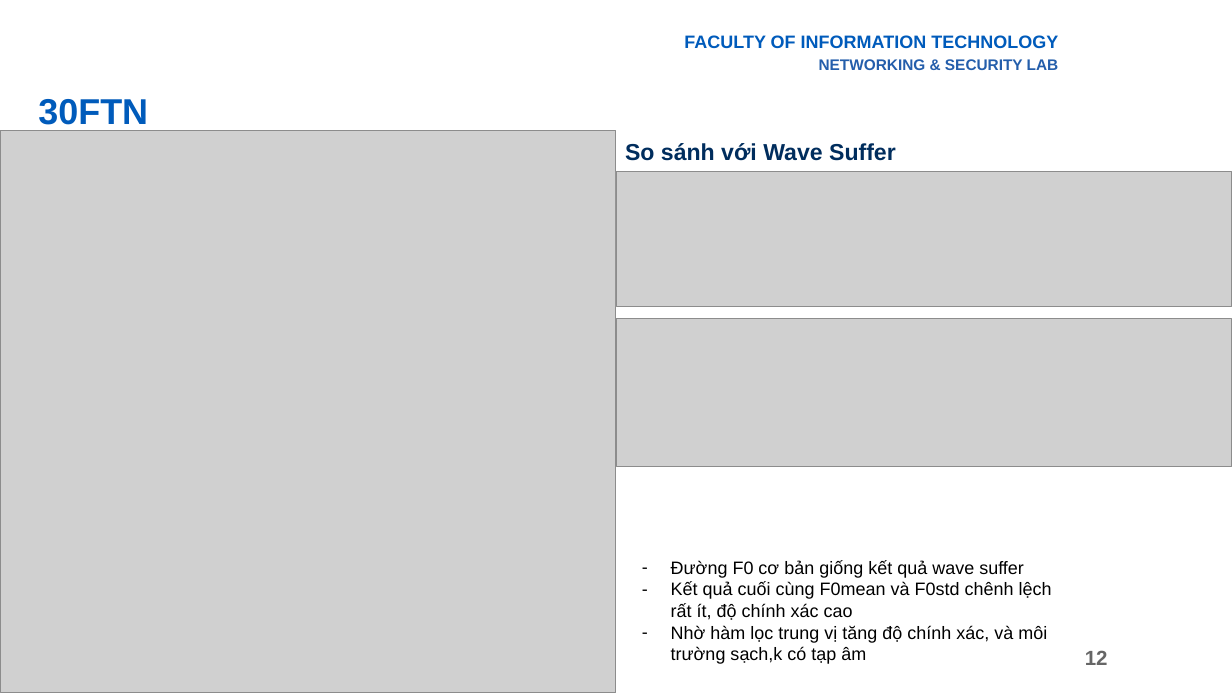
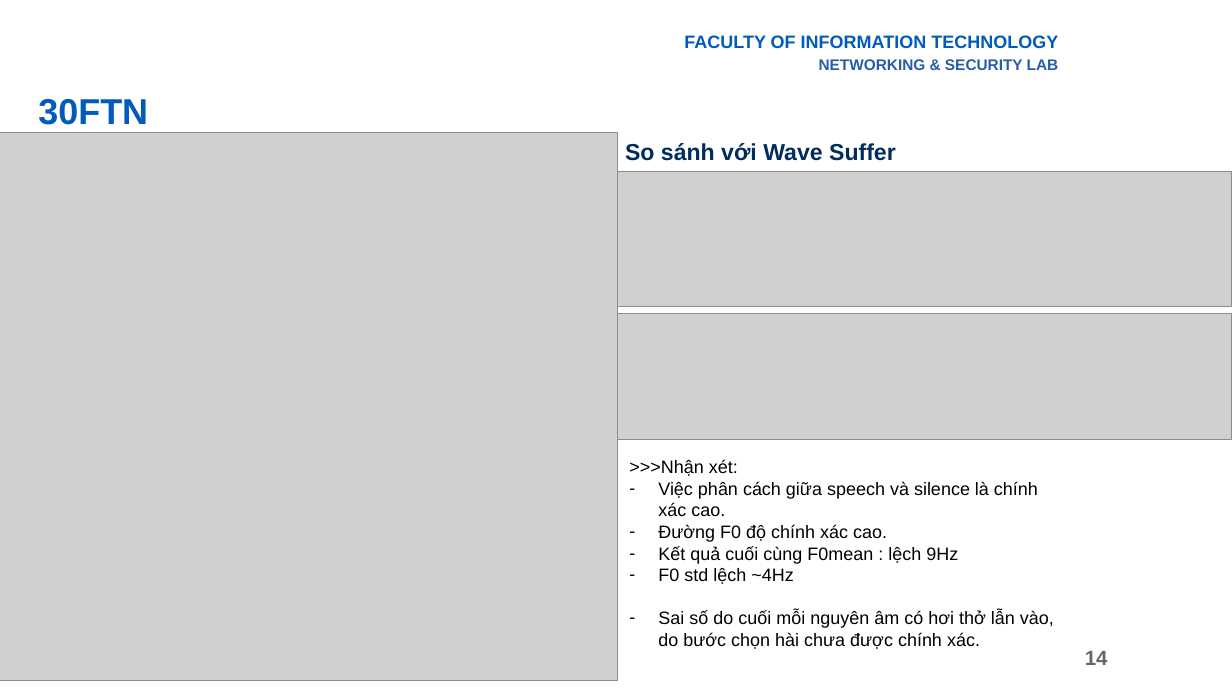
Before and after one commit to giabao2807/digital-signal-processing, a slide deck: slide 14 of endcourse/Final.pptx (slide 12 before the commit). Drawn at 1232x693 pixels with LibreOffice and Linux fonts; fonts in the diff are those of the drawing; grey boxes stand for pictures; background and template pictures are left out. Boxes give left, top, right and bottom in pixels: in the first picture for what was removed or moved away, otherwise in the second. Text is boxed around its words. In the diff, an @@ line names an element or a change of style, - is before the commit and + after.

```diff
--- a/endcourse/Final.pptx
+++ b/endcourse/Final.pptx
@@ picture resized from (x1=0, y1=130, x2=616, y2=693) to (x1=0, y1=133, x2=618, y2=681) @@
@@ picture resized from (x1=616, y1=319, x2=1232, y2=467) to (x1=618, y1=314, x2=1232, y2=440) @@
@@ text added at (x1=629, y1=460, x2=1054, y2=649), 14 pt, text #000000 @@
+>>>Nhận xét:
+– Việc phân cách giữa speech và silence là chính xác cao.
+– Đường F0 độ chính xác cao.
+– Kết quả cuối cùng F0mean : lệch 9Hz
+– F0 std lệch ~4Hz
+– Sai số do cuối mỗi nguyên âm có hơi thở lẫn vào, do bước chọn hài chưa được chính xác.
@@ text removed at (x1=671, y1=560, x2=1052, y2=664) @@
-– Đường F0 cơ bản giống kết quả wave suffer
-– Kết quả cuối cùng F0mean và F0std chênh lệch rất ít, độ chính xác cao
-– Nhờ hàm lọc trung vị tăng độ chính xác, và môi trường sạch,k có tạp âm
@@ page number at (x1=1085, y1=651, x2=1108, y2=665): text changed @@
-12
+14
```
Also in this commit, not shown: 6 other slides changed, 2 slides added, 2 other files.
